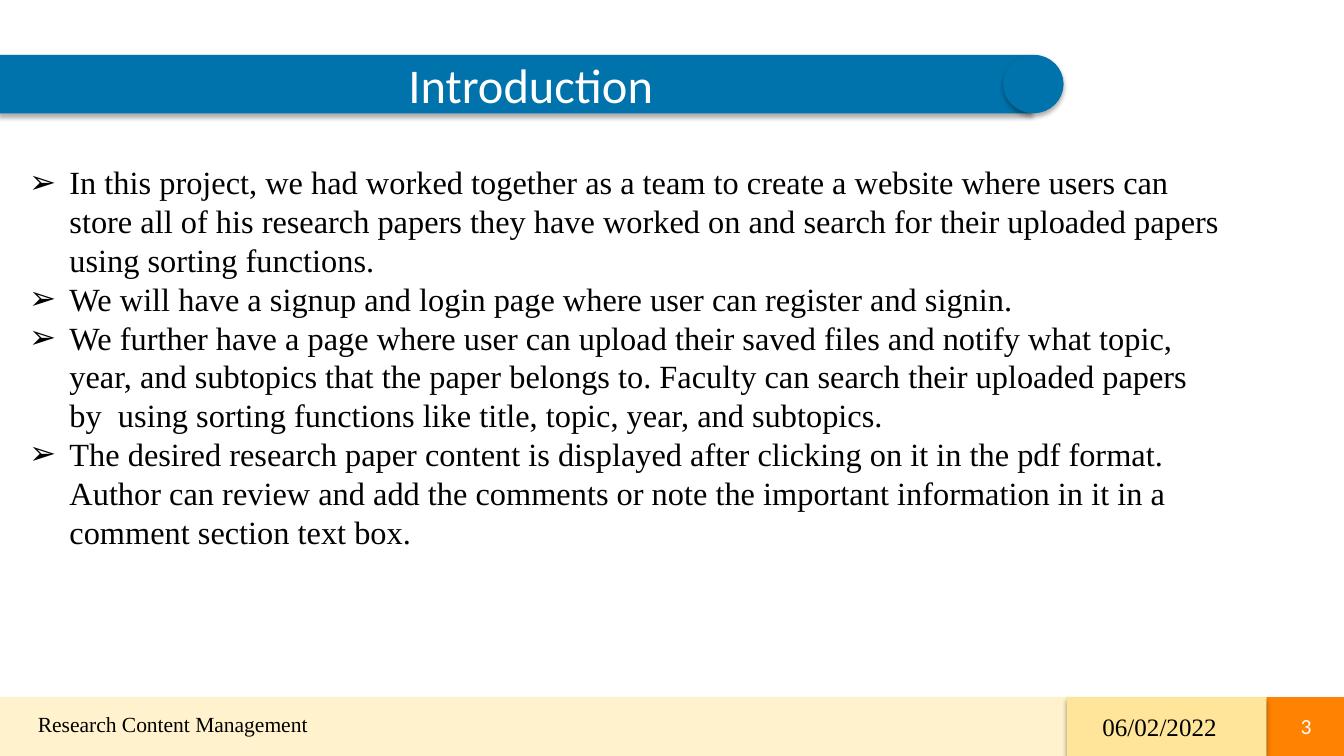
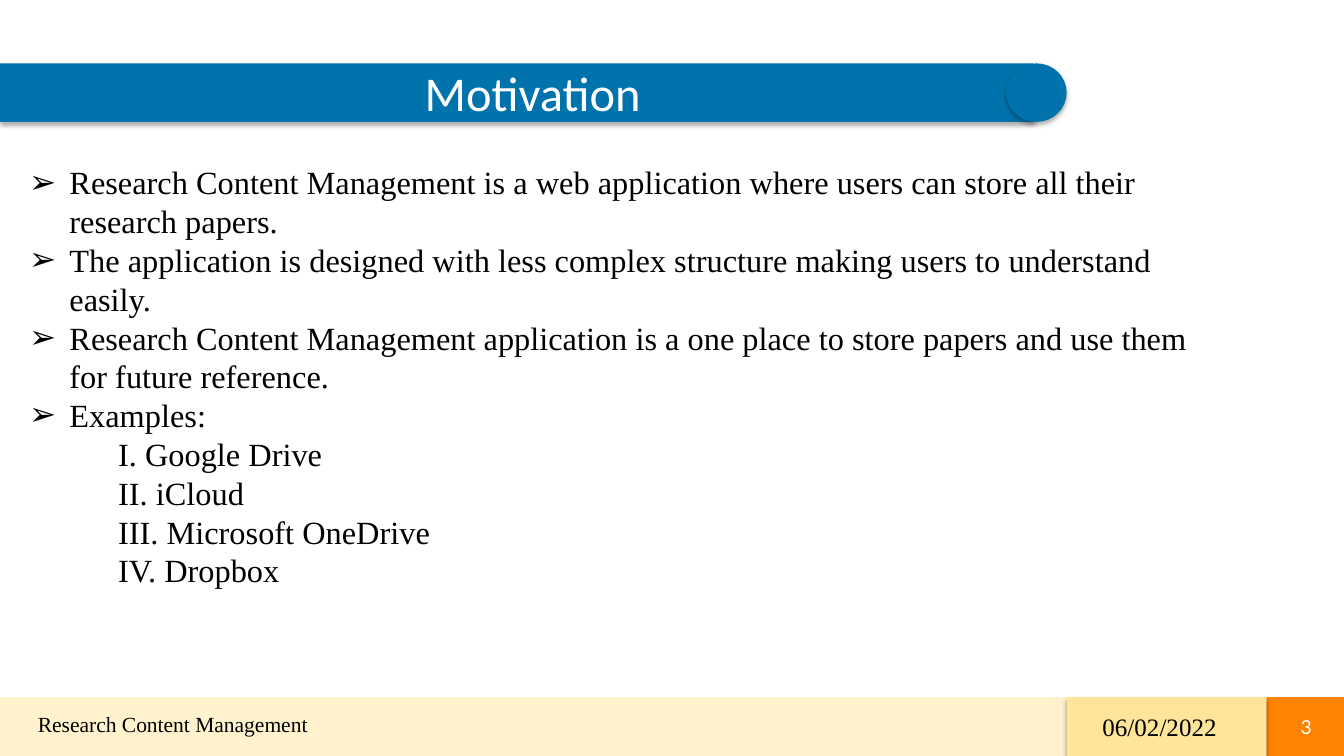
Before and after one commit to 44691-GDP-I-SU22/RCM, a slide deck: slide 3 of GDP-Final-PPT/RCM_Final.pptx. Drawn at 1344x756 pixels with LibreOffice and Linux fonts; fonts in the diff are those of the drawing. Boxes give left, top, right and bottom in pixels: in the first picture for what was removed or moved away, otherwise in the second. Text is boxed around its words. In the diff, an @@ line names an element or a change of style, - is before the commit and + after.

```diff
--- a/GDP-Final-PPT/RCM_Final.pptx
+++ b/GDP-Final-PPT/RCM_Final.pptx
@@ freeform shape "Motivation": place and size @@
-freeform shape "Motivation" at [0,54,1031,113]
+freeform shape "Motivation" at [0,64,1033,122]
@@ text in freeform shape at [425,77,641,124]: text changed @@
-  Introduction
+  Motivation
@@ freeform shape: place and size @@
-freeform shape at [1003,54,1064,113]
+freeform shape at [1006,64,1067,122]
@@ text at [69,171,1187,589]: text changed @@
-➢ In this project, we had worked together as a team to create a website where users can store all of his research papers they have worked on and search for their uploaded papers using sorting functions.
-➢ We will have a signup and login page where user can register and signin.
-➢ We further have a page where user can upload their saved files and notify what topic, year, and subtopics that the paper belongs to. Faculty can search their uploaded papers by using sorting functions like title, topic, year, and subtopics.
-➢ The desired research paper content is displayed after clicking on it in the pdf format. Author can review and add the comments or note the important information in it in a comment section text box.
+➢ Research Content Management is a web application where users can store all their research papers.
+➢ The application is designed with less complex structure making users to understand easily.
+➢ Research Content Management application is a one place to store papers and use them for future reference.
+➢ Examples:
+I. Google Drive
+II. iCloud
+III. Microsoft OneDrive
+IV. Dropbox
```
Also in this commit, not shown: 7 other slides changed, 1 slide removed.
